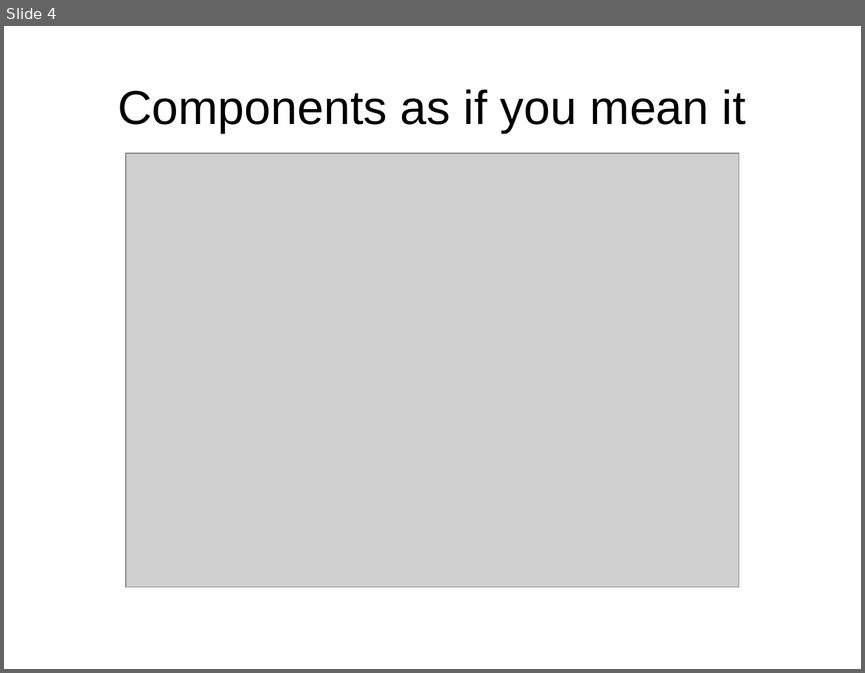
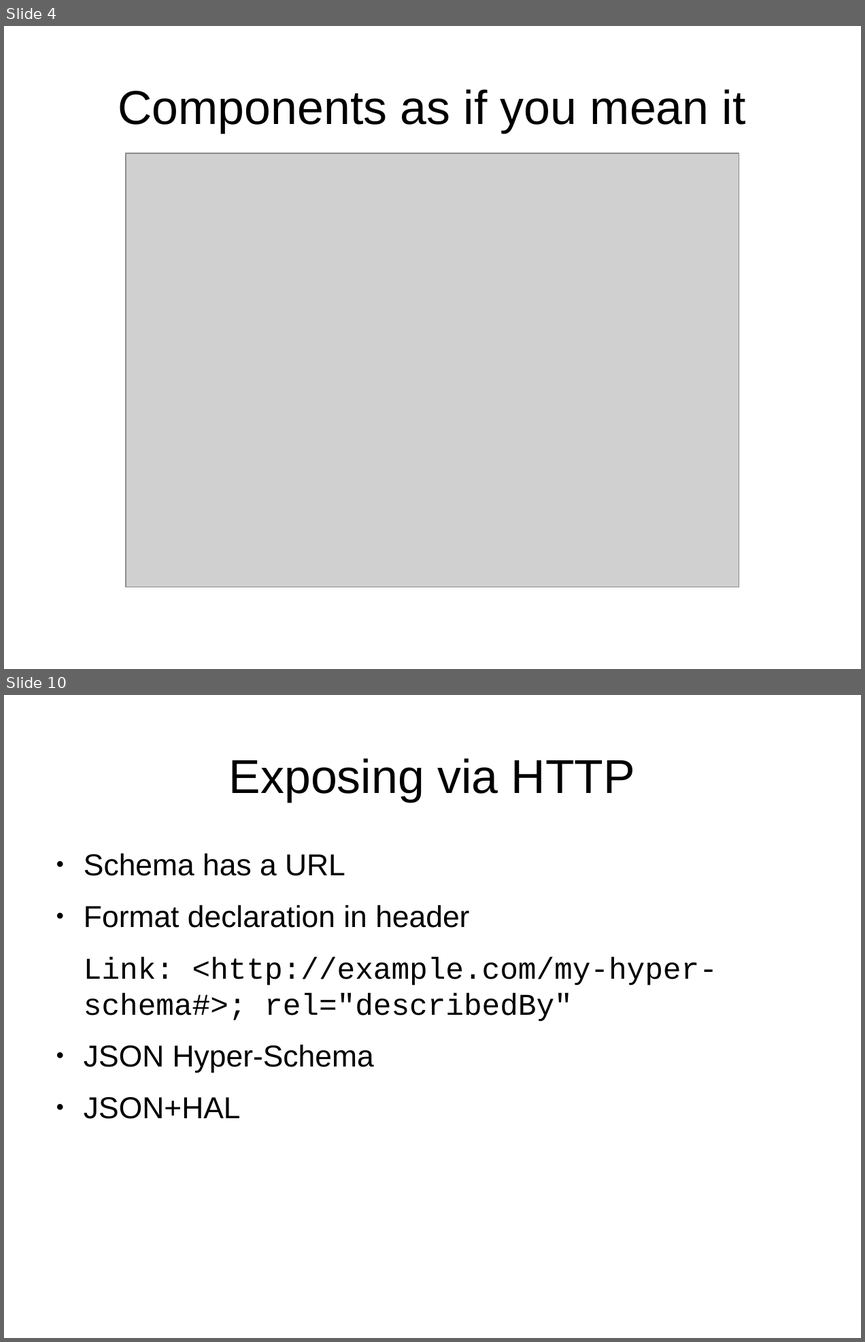
Before and after one commit to ikr/json-schema-for-http-apis, a slide deck: slides.odp. Shown one above the other, each under a label of ours: slide 4 before the commit, slides 4 and 10 after it; the slides between them are not shown. The pictures are 865x673 and 865x1342 pixels, drawn with LibreOffice and Linux fonts; fonts in the diff are those of the drawing; grey boxes stand for pictures. Boxes give left, top, right and bottom in pixels: in the first picture for what was removed or moved away, otherwise in the second. Text is boxed around its words. In the diff, an @@ line names an element or a change of style, - is before the commit and + after.

```diff
--- a/slides.odp
+++ b/slides.odp
@@ slide 10 added at [4,695,861,1338], background #FFFFFF @@
@@ title added at [229,758,635,802], 44 pt, text #000000 @@
+Exposing via HTTP
@@ text added at [84,853,717,1119], 28 pt, text #000000 @@
+● Schema has a URL
+● Format declaration in header
+Link: <http://example.com/my-hyper-schema#>; rel="describedBy"
+● JSON Hyper-Schema
+● JSON+HAL
```
Also in this commit, not shown: 6 other slides added, 1 other file.
